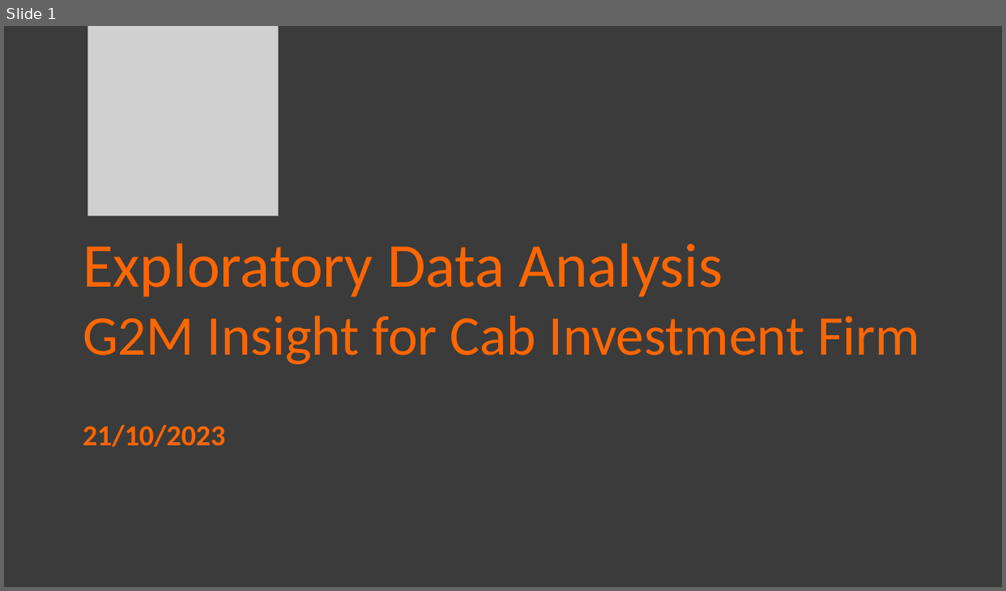
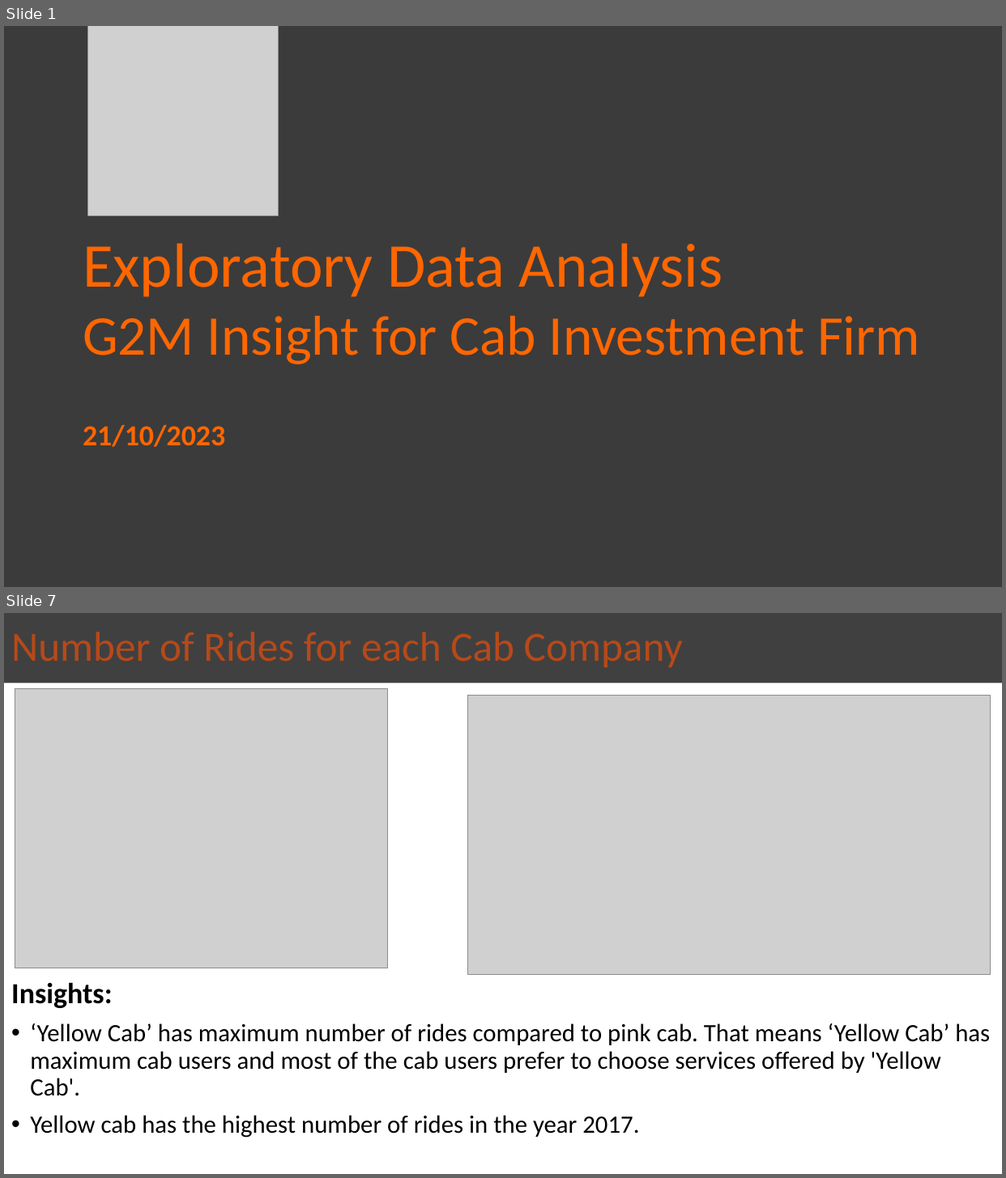
Before and after one commit to NazriJasmal/G2M-Insight-for-Cab-Investment-Firm, a slide deck: G2M Case Study.pptx. Shown one above the other, each under a label of ours: slide 1 before the commit, slides 1 and 7 after it; the slides between them are not shown. The pictures are 1006x591 and 1006x1178 pixels, drawn with LibreOffice and Linux fonts; fonts in the diff are those of the drawing; grey boxes stand for pictures. Boxes give left, top, right and bottom in pixels: in the first picture for what was removed or moved away, otherwise in the second. Text is boxed around its words. In the diff, an @@ line names an element or a change of style, - is before the commit and + after.

```diff
--- a/G2M Case Study.pptx
+++ b/G2M Case Study.pptx
@@ slide 7 added at (4,613,1002,1174), background #FFFFFF @@
@@ title added at (4,613,1002,683), fill #404040, 40 pt, text #B74919 @@
+Number of Rides for each Cab Company
@@ picture added at (15,688,388,968) @@
@@ picture added at (468,696,991,974) @@
@@ text added at (11,982,990,1138), 24 pt, text #000000 @@
+Insights:
+• ‘Yellow Cab’ has maximum number of rides compared to pink cab. That means ‘Yellow Cab’ has maximum cab users and most of the cab users prefer to choose services offered by 'Yellow Cab'.
+• Yellow cab has the highest number of rides in the year 2017.
```
Also in this commit, not shown: 2 slides changed, 13 other slides added, 3 slides removed.
